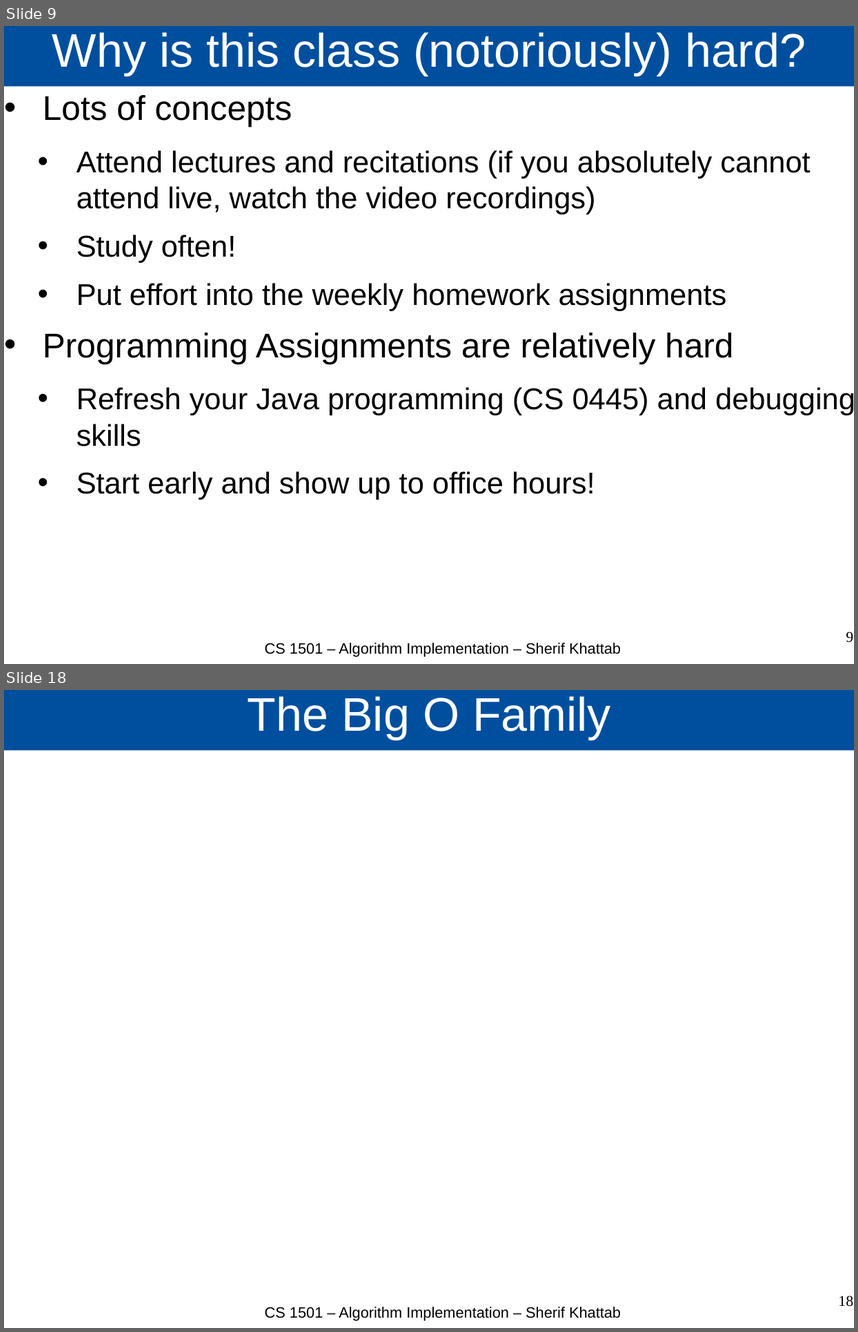
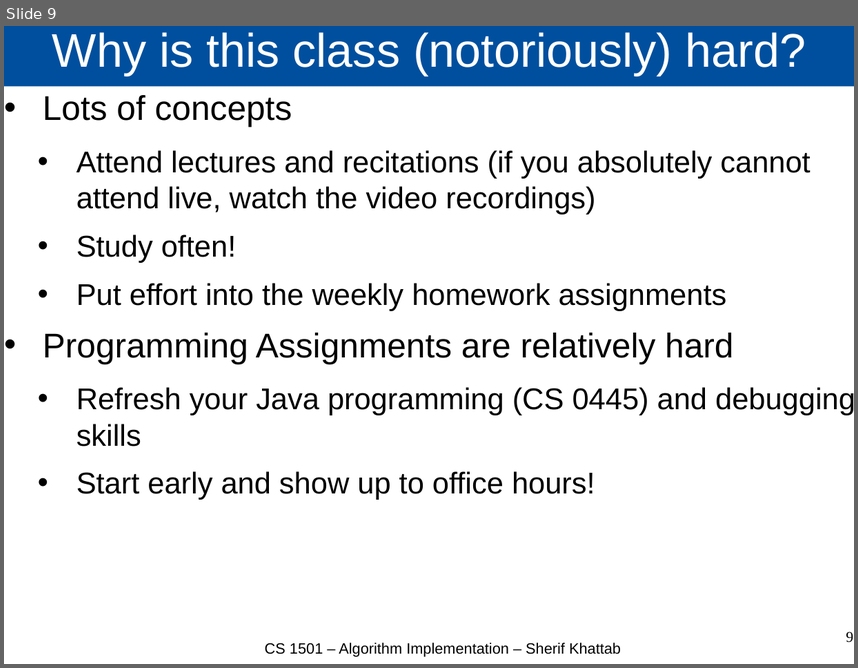
Before and after one commit to cs1501-2224/handouts, a slide deck: DraftSlides/Lecture0.pptx. Shown one above the other, each under a label of ours: slides 9 and 18 before the commit, slide 9 after it; the slides between them are not shown. The pictures are 858x1332 and 858x668 pixels, drawn with LibreOffice and Linux fonts; fonts in the diff are those of the drawing; background and template pictures are left out. Boxes give left, top, right and bottom in pixels: in the first picture for what was removed or moved away, otherwise in the second. Text is boxed around its words. In the diff, an @@ line names an element or a change of style, - is before the commit and + after.

```diff
--- a/DraftSlides/Lecture0.pptx
+++ b/DraftSlides/Lecture0.pptx
@@ slide 18 removed at (4, 690, 854, 1328), background picture (left out) @@
@@ title removed at (4, 690, 854, 751) @@
-The Big O Family
@@ text removed at (265, 1306, 621, 1321) @@
-CS 1501 – Algorithm Implementation – Sherif Khattab
@@ page number removed at (838, 1295, 853, 1306) @@
-18
```
Also in this commit, not shown: 5 slides changed, 6 other slides removed, 4 other files.
